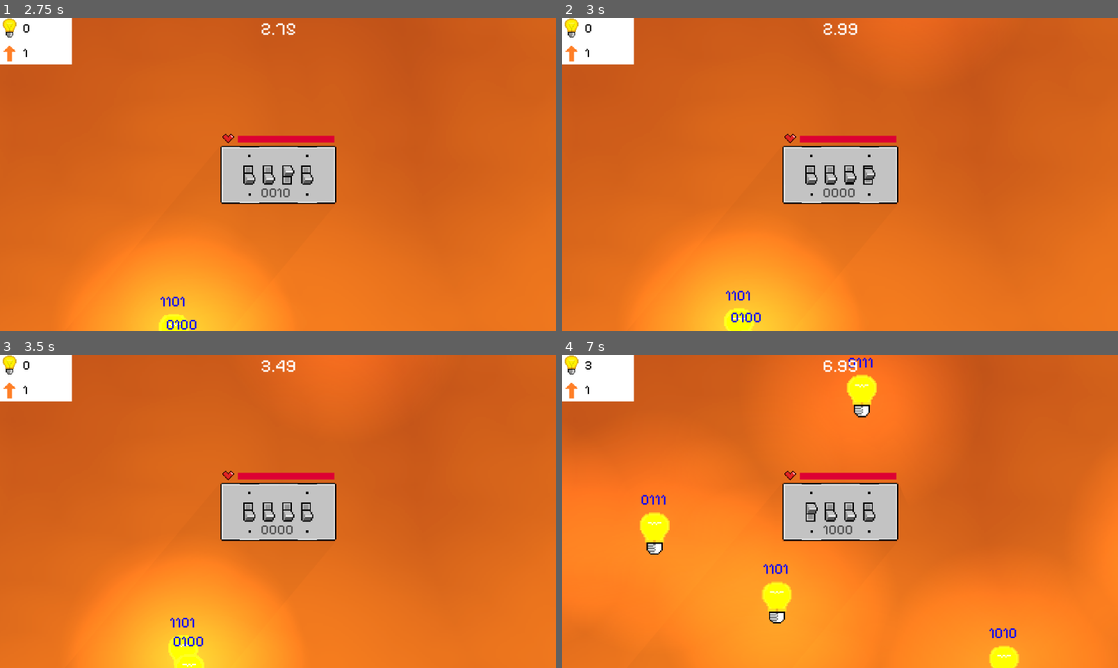
Above: before the commit, frames 1-4 (two rows, left to right).
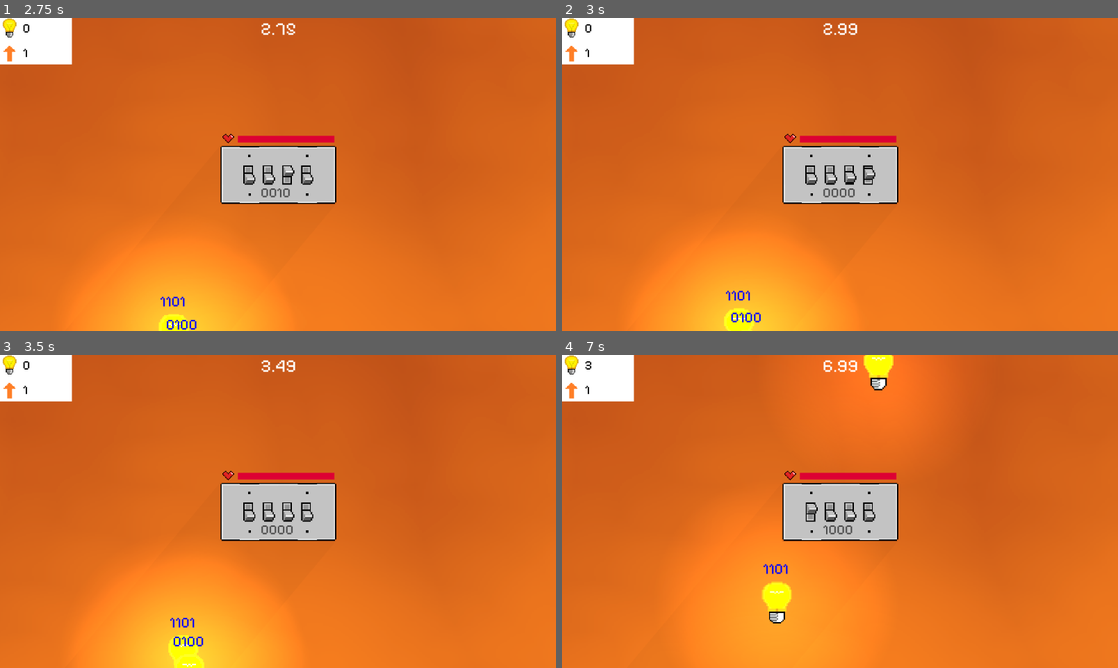
Above: after the commit, the same moments.

Repository: Xtrrae/switch-defense
Game: Godot game, scene res://scenes/game.tscn
Two runs of this game, one before a commit and one after it. Both use one fixed random seed, a clock stepped at 60 frames per second and the inputs below.
Inputs:
- Up to frame 1 (2.75 s): tap Enter at 0.5 s; hold 1 (switch_1) 0.53-1.28 s; tap Space at 1.25 s; tap 2 (switch_2) at 1.35 s; hold 3 (switch_3) from 2.03 s (still down)
- Up to frame 2 (3 s): release 3 (switch_3) at 2.78 s; tap 4 (switch_4) at 2.85 s
- Up to frame 3 (3.5 s): no input
- Up to frame 4 (7 s): hold 1 (switch_1) 3.53-4.28 s; tap 2 (switch_2) at 4.35 s; hold 3 (switch_3) 5.03-5.78 s; tap 4 (switch_4) at 5.85 s; hold 1 (switch_1) from 6.53 s (still down)

Frame 1 is identical in both runs. In frame 2, 1.5% of the frame differs, in the area x 52-75%, y 0-10%; in frame 3, 2.6%; in frame 4, 18%, in the area x 0-100%, y 0-100%.

Commit message:
fiox shit again

Diff:
--- a/switch-defence/scenes/game.tscn
+++ b/switch-defence/scenes/game.tscn
@@ -74,6 +74,7 @@
 [node name="CanvasLayer" type="CanvasLayer" parent="." unique_id=911453835]
 
 [node name="HealthProgressBar" type="ProgressBar" parent="CanvasLayer" unique_id=742211854]
+z_index = -1
 offset_left = 493.0
 offset_top = 244.0
 offset_right = 693.0
@@ -85,6 +86,7 @@
 script = ExtResource("3_iywne")
 
 [node name="HealthTextureRect" type="TextureRect" parent="CanvasLayer/HealthProgressBar" unique_id=1110391649]
+z_index = -1
 layout_mode = 0
 offset_left = -36.99997
 offset_top = -6.9999847
--- a/switch-defence/scenes/health.gd
+++ b/switch-defence/scenes/health.gd
@@ -15,4 +15,4 @@
 	health -= d
 	value = health
 	if value <= 0:
-		get_tree().change_scene_to_file("res://scenes/end.tscn")
+		get_tree().call_deferred("change_scene_to_file", "res://scenes/end.tscn")
--- a/switch-defence/scripts/spawner.gd
+++ b/switch-defence/scripts/spawner.gd
@@ -2,7 +2,7 @@
 @onready var points: Node2D = $"../CanvasLayer/Points"
 
 
-var wait_time = 1
+var wait_time = 2.5
 const min_wait_time = 0.67
 var timer: Timer
 var monster_scene: Resource
